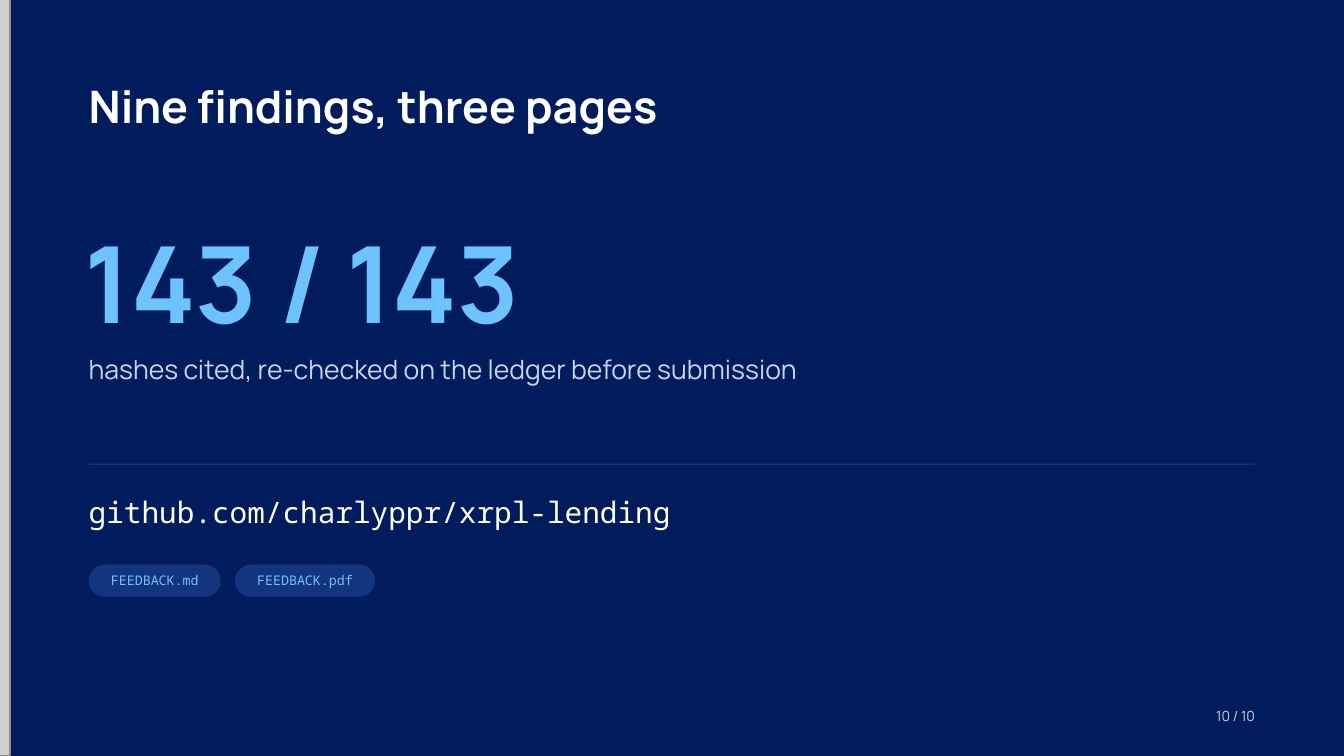
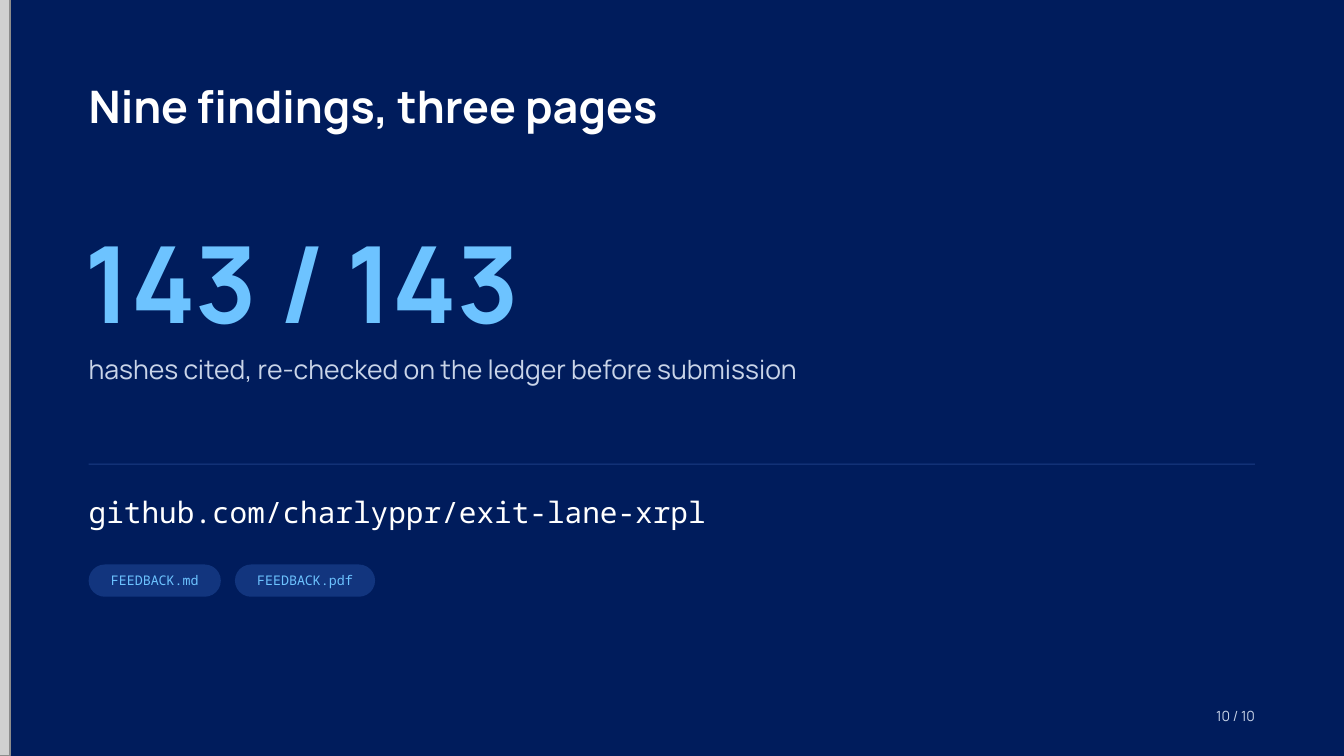
Before and after one commit to charlyppr/exit-lane-xrpl, a slide deck: slide 10 of deck/exit-lane.pptx. Drawn at 1344x756 pixels with LibreOffice and Linux fonts; fonts in the diff are those of the drawing; grey boxes stand for pictures. Boxes give left, top, right and bottom in pixels: in the first picture for what was removed or moved away, otherwise in the second. Text is boxed around its words. In the diff, an @@ line names an element or a change of style, - is before the commit and + after.

```diff
--- a/deck/exit-lane.pptx
+++ b/deck/exit-lane.pptx
@@ text at (x1=89, y1=500, x2=706, y2=531): text changed @@
-github.com/charlyppr/xrpl-lending
+github.com/charlyppr/exit-lane-xrpl
```
Also in this commit, not shown: 1 other slide changed, 7 other files.
